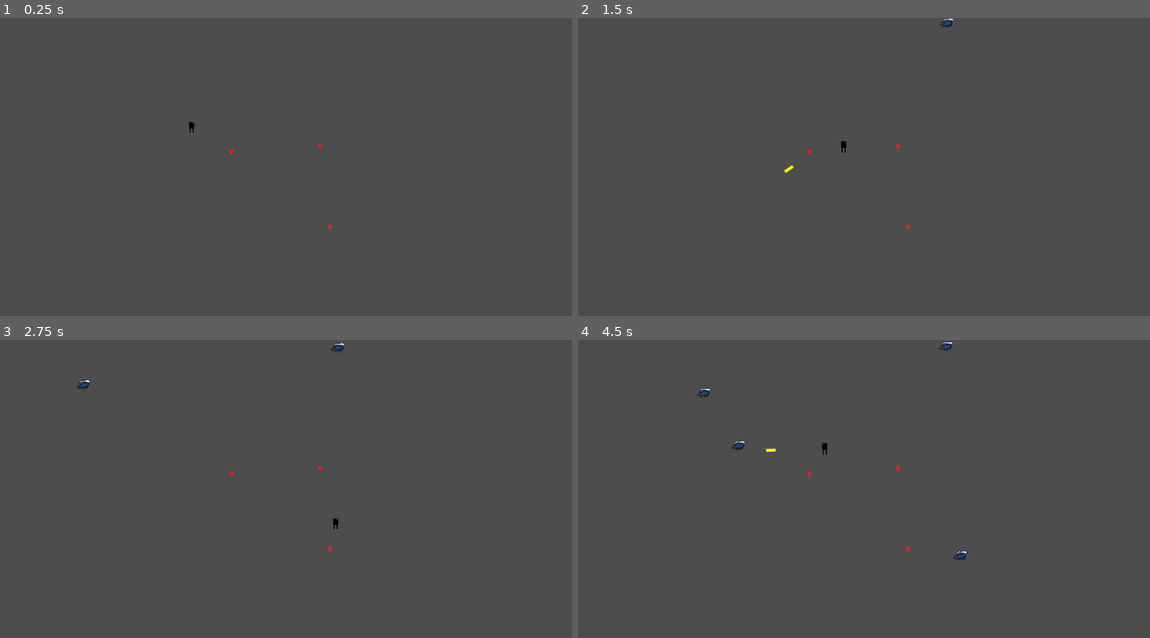
Above: before the commit, frames 1-4 (two rows, left to right).
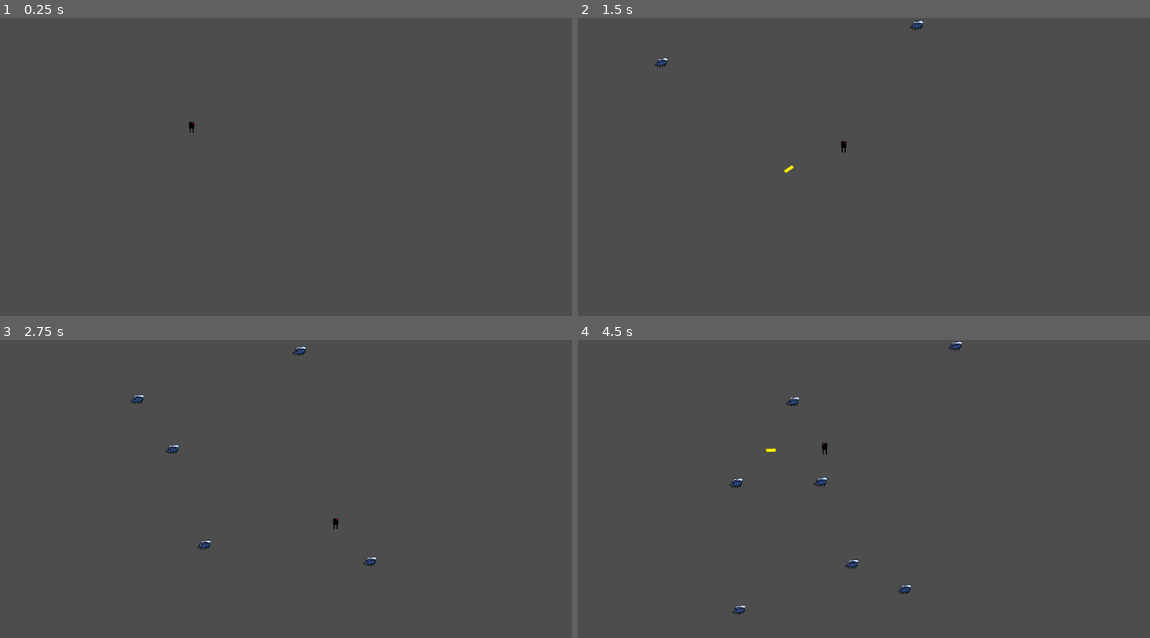
Above: after the commit, the same moments.

Repository: BIIGORANGE/bean-stalk-ben
Game: Godot game, scene res://Scenes/main.tscn
The game is run twice, just before and just after one commit, with the same random seed, the same clock (stepped at 60 frames per second) and the same inputs.
Inputs (mouse positions are in pixels of both pictures, inside the frame that each line leads up to):
- Up to frame 1 (0.25 s): no input
- Up to frame 2 (1.5 s): tap Enter at 0.5 s; move the mouse to (989, 164) at 0.52 s; hold D (right) 0.53-1.28 s; click (989, 164) at 0.6 s; move the mouse to (749, 193) at 1.27 s; hold Down (down) from 1.28 s (still down); click (749, 193) at 1.35 s
- Up to frame 3 (2.75 s): move the mouse to (343, 429) at 2.02 s; release Down (down) at 2.03 s; hold D (right) from 2.03 s (still down); click (343, 429) at 2.1 s
- Up to frame 4 (4.5 s): move the mouse to (835, 566) at 2.77 s; release D (right) at 2.78 s; hold W (up) 2.78-3.53 s; click (835, 566) at 2.85 s; move the mouse to (1035, 548) at 3.52 s; hold A (left) from 3.53 s (still down); click (1035, 548) at 3.6 s; move the mouse to (692, 453) at 4.27 s; click (692, 453) at 4.35 s

The runs differ from the first frame. In frame 1, less than 0.1% of the frame differs, in the area x 40-59%, y 42-71%; in frame 2, 0.2%; in frame 3, 0.4%; in frame 4, 0.6%, in the area x 20-69%, y 0-93%.

Commit message:
fully implemented bullet and enemy dying mechanics
-issue with reference to game_manager. not %GameManager, accessed via tree in fly.gd since fly(s) become children of a Node(GameManager), referenced as Node in fly.gd.

now random_spawn() has that instance(fly).game_manager variable set to "self"(self being the GameManager Node itself) in GameManager script

Diff:
--- a/hair-game/Scenes/character_bullet.tscn
+++ b/hair-game/Scenes/character_bullet.tscn
@@ -6,9 +6,8 @@
 [sub_resource type="RectangleShape2D" id="RectangleShape2D_36hc0"]
 size = Vector2(20, 6)
 
-[node name="CharacterBullet" type="Area2D" unique_id=686064506]
+[node name="CharacterBullet" type="Area2D" unique_id=686064506 groups=["player_bullet"]]
 scale = Vector2(0.9936105, 1)
-collision_layer = 2
 script = ExtResource("1_v5gdr")
 
 [node name="Sprite2D" type="Sprite2D" parent="." unique_id=749093469]
--- a/hair-game/Scenes/main.tscn
+++ b/hair-game/Scenes/main.tscn
@@ -1,8 +1,6 @@
 [gd_scene format=3 uid="uid://cf0mlbin7srfu"]
 
 [ext_resource type="PackedScene" uid="uid://dnrespatkrum5" path="res://Scenes/player.tscn" id="1_jjgbg"]
-[ext_resource type="PackedScene" uid="uid://bitqp1o8xklk7" path="res://Scenes/health.tscn" id="2_bo1nx"]
-[ext_resource type="Script" uid="uid://cau8uexkqph0q" path="res://Scripts/node.gd" id="2_jjvhh"]
 [ext_resource type="Script" uid="uid://4l5slk7rda82" path="res://Scripts/game_manager.gd" id="4_jjvhh"]
 
 [sub_resource type="WorldBoundaryShape2D" id="WorldBoundaryShape2D_jjgbg"]
@@ -22,9 +20,7 @@
 wait_time = 0.3
 
 [node name="FlySpawnTimer" type="Timer" parent="GameManager" unique_id=1181786278]
-
-[node name="Node" type="Node" parent="GameManager" unique_id=1335975861]
-script = ExtResource("2_jjvhh")
+wait_time = 0.54
 
 [node name="Camera2D" type="Camera2D" parent="." unique_id=2093786627]
 position = Vector2(191, 108)
@@ -65,14 +61,5 @@
 unique_name_in_owner = true
 speed = 200
 
-[node name="Health" parent="." unique_id=1019039148 instance=ExtResource("2_bo1nx")]
-position = Vector2(280, 205)
-
-[node name="Health2" parent="." unique_id=541652129 instance=ExtResource("2_bo1nx")]
-position = Vector2(260, 43)
-
-[node name="Health3" parent="." unique_id=300718688 instance=ExtResource("2_bo1nx")]
-position = Vector2(81, 54)
-
 [connection signal="timeout" from="GameManager/RestartTimer" to="GameManager" method="_on_timer_timeout"]
 [connection signal="timeout" from="GameManager/FlySpawnTimer" to="GameManager" method="_on_fly_spawn_timer_timeout"]
--- a/hair-game/Scenes/player.tscn
+++ b/hair-game/Scenes/player.tscn
@@ -49,7 +49,7 @@
 [sub_resource type="RectangleShape2D" id="RectangleShape2D_kry3j"]
 size = Vector2(10, 15)
 
-[node name="Player" type="CharacterBody2D" unique_id=1167191834]
+[node name="Player" type="CharacterBody2D" unique_id=1167191834 groups=["player"]]
 script = ExtResource("1_6t5aa")
 
 [node name="AnimatedSprite2D" type="AnimatedSprite2D" parent="." unique_id=1611507406]
--- a/hair-game/Scripts/fly.gd
+++ b/hair-game/Scripts/fly.gd
@@ -1,12 +1,12 @@
 extends CharacterBody2D
 
-const SPEED = 50
+const SPEED = 90
 var health = 1
 
 @onready var fly: CharacterBody2D = $"."
 @onready var move_timer: Timer = $MoveTimer
 @onready var drop_timer: Timer = $DropTimer
-@onready var game_manager: Node = %GameManager
+var game_manager: Node
 @onready var health_pickup = preload("res://Scenes/health.tscn")
 var r_numberx = randi_range(-550, 925)
 var r_numbery = randi_range(-330,320)
@@ -33,7 +33,8 @@
 	velocity = direction * SPEED
 
 func die():
-	game_manager.drop_health_pickup()
+	if game_manager:
+		game_manager.drop_health_pickup(global_position)
 	queue_free()
 
 func subtract_health():
--- a/hair-game/Scripts/game_manager.gd
+++ b/hair-game/Scripts/game_manager.gd
@@ -16,15 +16,16 @@
 func start_spawn():
 	fly_spawn_timer.start()
 
-func drop_health_pickup():
-	var instance = health_pickup
-	instance.instantiate()
+func drop_health_pickup(pos: Vector2):
+	var instance = health_pickup.instantiate()
 	add_sibling(instance)
+	instance.global_position = pos
 
 func random_spawn(entity):
 	var instance = entity.instantiate()
 	add_sibling(instance)
 	instance.position = Vector2(r_numberx,r_numbery)
+	instance.game_manager = self
 
 
 func _on_fly_spawn_timer_timeout() -> void:
--- a/hair-game/Scripts/health.gd
+++ b/hair-game/Scripts/health.gd
@@ -1,10 +1,10 @@
 extends Area2D
 
-@onready var player: CharacterBody2D = %Player
+var player: CharacterBody2D
 
 
 func _on_body_entered(body: Node2D) -> void:
-	if body == player:
-		player.add_health()
+	if body.is_in_group("player"):
+		body.add_health()
 		#removes scene from Main
 		queue_free()
--- a/hair-game/Scripts/kill_zone.gd
+++ b/hair-game/Scripts/kill_zone.gd
@@ -7,5 +7,6 @@
 		player.subtract_health()
 
 func _on_area_entered(area: Area2D) -> void:
-	print("hit")
-	get_parent().subtract_health()
+	if area.is_in_group("player_bullet"):
+		print("hit")
+		get_parent().subtract_health()
